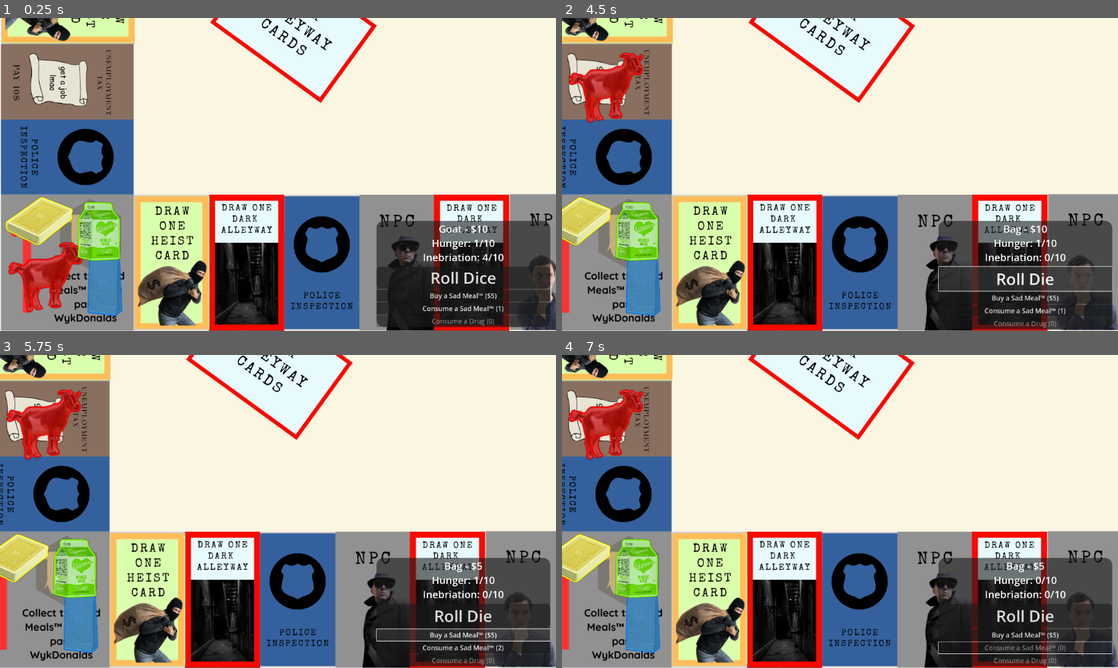
Above: before the commit, frames 1-4 (two rows, left to right).
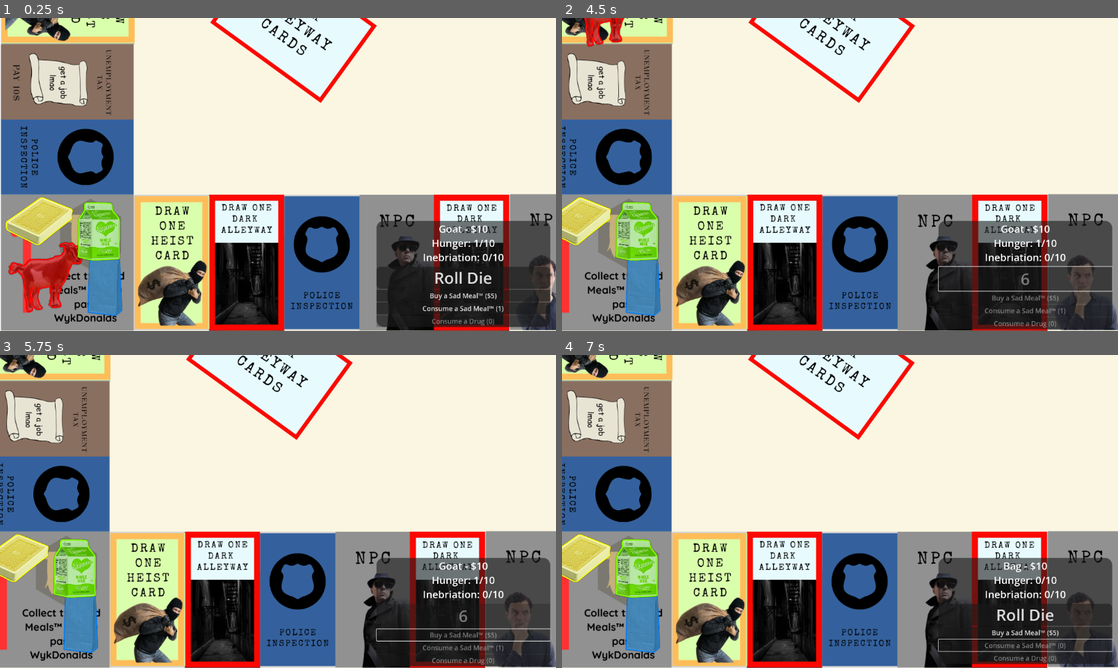
Above: after the commit, the same moments.

Repository: Dead-Vortex/unemployment-simulator
Game: Godot game, scene res://board.tscn
The game is run twice, just before and just after one commit, with the same random seed, the same clock (stepped at 60 frames per second) and the same inputs.
Inputs (mouse positions are in pixels of both pictures, inside the frame that each line leads up to):
- Up to frame 1 (0.25 s): no input
- Up to frame 2 (4.5 s): click "Roll Dice" (after the commit: "Roll Die") at 0.5 s; tap Enter at 1.25, 3.5 s; tap = (camera_zoom_in, bound only after the commit) at 1.35, 2.3, 3.8 s; tap - (camera_zoom_out, bound only after the commit) at 1.55, 2.1, 3.05 s; tap Space at 2.75, 4.25 s; tap Down (camera_down) at 2.85 s; tap Left (camera_left) at 3.6 s; tap Right (camera_right) at 4.35 s
- Up to frame 3 (5.75 s): tap - (camera_zoom_out, bound only after the commit) at 4.55 s; click (461, 633) at 5 s, where only the run before the commit has a clickable "Buy a Sad Meal™ ($5)"
- Up to frame 4 (7 s): click (1023, 649) at 5.75 s, where only the run before the commit has a clickable "Consume a Sad Meal™️ (2)"; click "Consume a Sad Meal™️ (1)" at 6.5 s

The runs differ from the first frame. In frame 1, 0.3% of the frame differs, in the area x 77-90%, y 75-86%; in frame 2, 2.6%; in frame 3, 2.2%; in frame 4, 2.8%, in the area x 1-100%, y 11-100%.

Commit message:
players can now die/be removed from the game peacefully
- police inspection fully functional
- die button text changes a random amount of times
- buggy camera zoom controls (disabled in build)

Diff:
--- a/project.godot
+++ b/project.godot
@@ -75,6 +75,16 @@
 , Object(InputEventJoypadMotion,"resource_local_to_scene":false,"resource_name":"","device":-1,"axis":2,"axis_value":1.0,"script":null)
 ]
 }
+camera_zoom_in={
+"deadzone": 0.2,
+"events": [Object(InputEventKey,"resource_local_to_scene":false,"resource_name":"","device":-1,"window_id":0,"alt_pressed":false,"shift_pressed":false,"ctrl_pressed":false,"meta_pressed":false,"pressed":false,"keycode":0,"physical_keycode":61,"key_label":0,"unicode":61,"location":0,"echo":false,"script":null)
+]
+}
+camera_zoom_out={
+"deadzone": 0.2,
+"events": [Object(InputEventKey,"resource_local_to_scene":false,"resource_name":"","device":-1,"window_id":0,"alt_pressed":false,"shift_pressed":false,"ctrl_pressed":false,"meta_pressed":false,"pressed":false,"keycode":0,"physical_keycode":45,"key_label":0,"unicode":45,"location":0,"echo":false,"script":null)
+]
+}
 
 [rendering]
 
--- a/scripts/game.gd
+++ b/scripts/game.gd
@@ -23,10 +23,10 @@
 var die_roll : int = 2
 
 var player_stats : Array = [ # Self explanitory.
-	{"money": 10, "hunger": 0, "inebriation": 5, "sadmeals": 1, "drugs": 0, "space": 0},
-	{"money": 10, "hunger": 0, "inebriation": 0, "sadmeals": 1, "drugs": 0, "space": 0},
-	{"money": 10, "hunger": 0, "inebriation": 0, "sadmeals": 1, "drugs": 0, "space": 0},
-	{"money": 10, "hunger": 0, "inebriation": 0, "sadmeals": 1, "drugs": 0, "space": 0}
+	{"money": 10, "hunger": 0, "inebriation": 0, "sadmeals": 1, "drugs": 0, "space": 0, "alive": true},
+	{"money": 10, "hunger": 0, "inebriation": 0, "sadmeals": 1, "drugs": 0, "space": 0, "alive": true},
+	{"money": 10, "hunger": 0, "inebriation": 0, "sadmeals": 1, "drugs": 0, "space": 0, "alive": true},
+	{"money": 10, "hunger": 0, "inebriation": 0, "sadmeals": 1, "drugs": 0, "space": 0, "alive": true}
 ]
 
 # Board Spaces
@@ -41,11 +41,23 @@
 # Bar - 21
 
 func _ready() -> void:
+	if player_stats[0]["alive"] == false:
+		player1.visible = false
+	if player_stats[1]["alive"] == false:
+		player2.visible = false
+	if player_stats[2]["alive"] == false:
+		player3.visible = false
+	if player_stats[3]["alive"] == false:
+		player4.visible = false
 	while true:
-		await(game_turn(1))
-		await(game_turn(2))
-		await(game_turn(3))
-		await(game_turn(4))
+		if player_stats[0]["alive"] == true:
+			await(game_turn(1))
+		if player_stats[1]["alive"] == true:
+			await(game_turn(2))
+		if player_stats[2]["alive"] == true:
+			await(game_turn(3))
+		if player_stats[3]["alive"] == true:
+			await(game_turn(4))
 
 func _process(delta: float) -> void:
 	# Camera controls
@@ -61,6 +73,8 @@
 	elif camera.global_position.y < -568:
 		camera.global_position.y = -568
 
+	#camera.zoom += Vector2(Input.get_axis("camera_zoom_out", "camera_zoom_in") * delta, Input.get_axis("camera_zoom_out", "camera_zoom_in") * delta)
+
 func game_turn(player):
 	current_player = player
 	# Initialize UI
@@ -69,6 +83,11 @@
 	player_stats[player - 1]["inebriation"] -= 1
 	if player_stats[player - 1]["inebriation"] < 0:
 		player_stats[player - 1]["inebriation"] = 0
+	if player_stats[player - 1]["hunger"] >= 10 or player_stats[player - 1]["inebriation"] >= 10:
+		player_stats[player - 1]["alive"] = false
+		get_node(player_piece_names[player]).visible = false
+		print(player_piece_names[player] + " died!")
+		return
 	update_ui()
 	# Die Roll
 	await(die_rolled)
@@ -76,7 +95,7 @@
 	purchase_sad_meal_button.disabled = true
 	eat_sad_meal_button.disabled = true
 	rhymes_with_grug_button.disabled = true
-	for i in 10:
+	for i in randi_range(6, 10):
 		if player_stats[player - 1]["inebriation"] >= 4:
 			die_roll = (randi_range(1, 6) + randi_range(1, 6))
 		else:
@@ -88,28 +107,39 @@
 	# Board Space Actions
 	if police_inspection_spaces.has(player_stats[player - 1]["space"]):
 		print(player_piece_names[player] + " landed on Police Inspection")
-		die_button.text = "Roll Die"
+		die_button.text = "Roll Die (Police)"
 		die_button.disabled = false
 		await(die_rolled)
 		die_button.disabled = true
-		for i in 10:
+		for i in randi_range(6, 10):
 			die_roll = randi_range(1, 6)
 			die_button.text = str(die_roll)
 			await get_tree().create_timer(0.2).timeout
 		await get_tree().create_timer(0.5).timeout
-		if (die_roll == 2 or die_roll == 3) and player_stats[player - 1]["drugs"] > 0:
-			die_button.text = "Player has drugs, go to jail"
+		if die_roll == 1:
+			die_button.text = "Safe"
+		elif die_roll == 2 or die_roll == 3:
+			if player_stats[player - 1]["drugs"] > 0:
+				# go to jail
+				die_button.text = ">0 Drugs, Jail"
+			else:
+				die_button.text = "No Drugs, Safe"
 		elif die_roll == 4 or die_roll == 5:
 			if player_stats[player - 1]["inebriation"] >= 4:
-				pass # go to jail
+				# go to jail
+				die_button.text = "Inebriated, Jail"
 			else:
 				move_player_spaces(player, -2)
+				die_button.text = "Low Inebriation, Back 2"
 		elif die_roll == 6:
 			if player_stats[player - 1]["money"] >= 10:
 				player_stats[player - 1]["money"] -= 10
+				status_label.text = player_piece_names[current_player] + " - $" + str(player_stats[current_player - 1]["money"]) + "\nHunger: " + str(player_stats[current_player - 1]["hunger"]) + "/10\nInebriation: " + str(player_stats[current_player - 1]["inebriation"]) + "/10"
+				die_button.text = "Pay $10"
 			else:
-				pass # go to jail
-		await get_tree().create_timer(0.8).timeout
+				# go to jail
+				die_button.text = "<$10, Jail"
+		await get_tree().create_timer(2).timeout
 
 	elif dark_alleyway_spaces.has(player_stats[player - 1]["space"]):
 		print(player_piece_names[player] + " landed on Dark Alleyway")
Not shown, changed: docs/index.html
Not shown, changed: docs/index.pck
